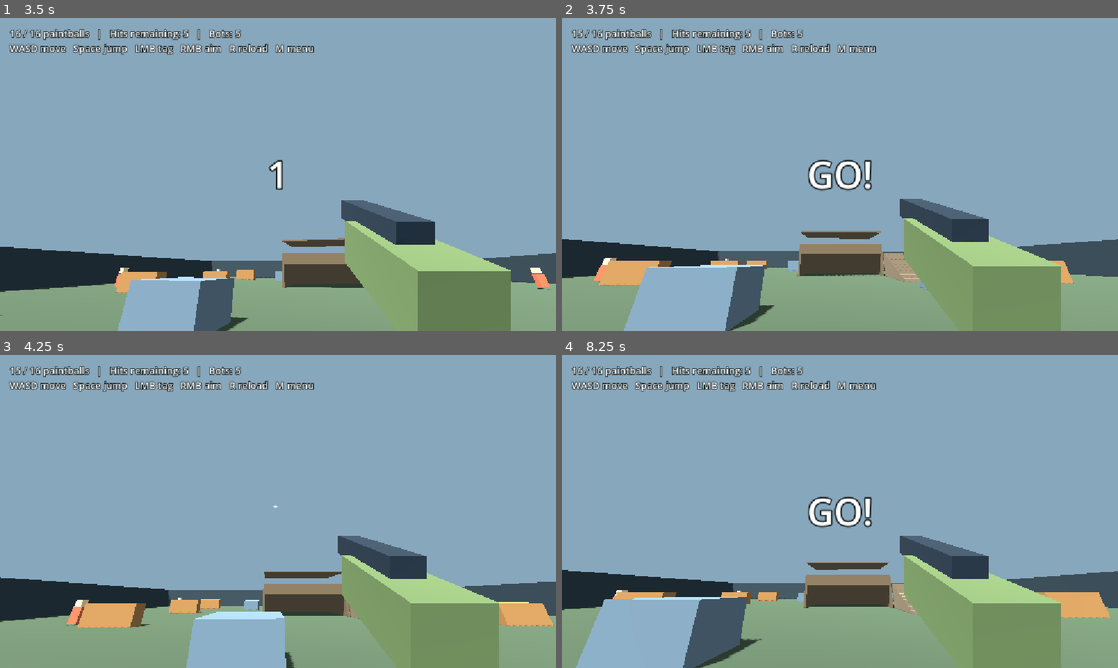
Above: before the commit, frames 1-4 (two rows, left to right).
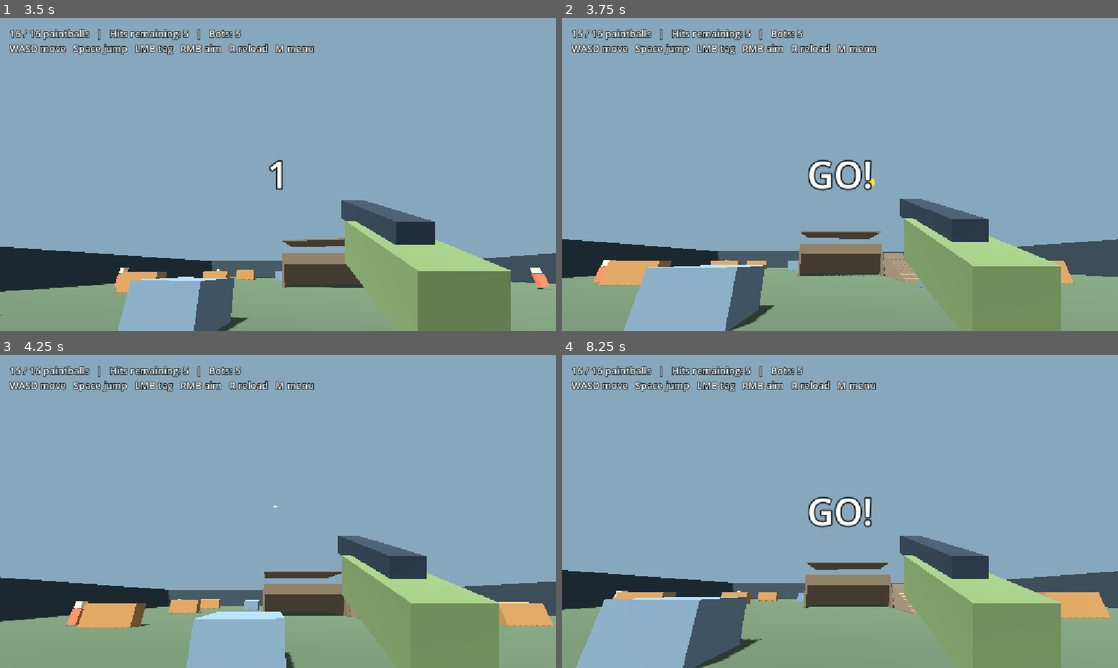
Above: after the commit, the same moments.

Repository: 302stang86/fdfd
Game: Godot game, scene res://menu.tscn
Two runs of this game, one before a commit and one after it. Both use one fixed random seed, a clock stepped at 60 frames per second and the inputs below.
Inputs (mouse positions are in pixels of both pictures, inside the frame that each line leads up to):
- Up to frame 1 (3.5 s): click "Play match" at 0.5 s; tap Enter at 1.25, 1.35, 2.3, 2.85 s; move the mouse to (272, 180) at 1.27 s; hold W from 1.28 s (still down); click (272, 180) at 1.42 s; tap Space at 1.52, 2, 2.27 s; tap R at 1.55, 2.1, 3.05 s; move the mouse to (316, 177) at 2.02 s; move the mouse to (233, 171) at 2.77 s
- Up to frame 2 (3.75 s): tap Enter at 3.5 s; move the mouse to (845, 174) at 3.52 s; release W at 3.53 s; hold A from 3.53 s (still down); tap R at 3.6 s; click (845, 174) at 3.67 s
- Up to frame 3 (4.25 s): keep holding A; tap Space at 3.77 s; tap Enter at 3.8 s
- Up to frame 4 (8.25 s): move the mouse to (817, 505) at 4.27 s; release A at 4.28 s; hold W 4.28-5 s; tap M at 4.35 s; tap Space at 4.52, 5.75, 6.02, 7.52, 8 s; tap R at 4.55, 6.6, 8.1 s; click "Play match" at 5 s; move the mouse to (867, 511) at 5.77 s; hold W 5.78-7.28 s; tap Enter at 5.85, 6.5, 7.35 s; move the mouse to (812, 511) at 6.52 s; click (812, 511) at 6.67 s; move the mouse to (851, 505) at 7.27 s; hold D 7.28-8.03 s; move the mouse to (834, 517) at 8.02 s; hold W from 8.03 s (still down)

Frame 1 is identical in both runs. In frame 2, less than 0.1% of the frame differs, in the area x 5-57%, y 51-85%; in frame 3, less than 0.1%; in frame 4, less than 0.1%.

Commit message:
Add five-hit bots and visible paintball impacts

Diff:
--- a/arena.gd
+++ b/arena.gd
@@ -4,6 +4,21 @@
 const LOOK := 0.0025
 const COUNTDOWN_DURATION := 3.0
 const GO_DURATION := 0.55
+const MAX_HEALTH := 5
+const SPLAT_SECONDS := 4.0
+const PLAYER_PAINT := Color("#f5e438")
+const BOT_PAINT := Color("#fa4eaa")
+const PROJECTILE_SPEEDS := [48.0, 66.0, 29.0]
+
+class Paintball:
+	var mesh: MeshInstance3D
+	var velocity: Vector3
+	var excluded: RID
+	var color: Color
+	var player_shot: bool
+	var splash: bool
+	var distance_left := 70.0
+
 signal menu_requested
 
 const MAGAZINES := [16, 6, 4]
@@ -29,9 +44,13 @@
 var go_left := 0.0
 var bots: Array[CharacterBody3D] = []
 var bot_velocities: Array[Vector3] = []
+var paintballs: Array[Paintball] = []
+var arena_splats: Node3D
+var player_splats: Node3D
+var paintball_mesh: SphereMesh
 var spawn := Vector3(0, 0.1, 19)
 var ammo := 16
-var health := 5
+var health := MAX_HEALTH
 var reload := 0.0
 var cooldown := 0.0
 var bot_clock := 0.0
@@ -72,8 +91,18 @@
 			if absi(x) <= 20 and absi(z) <= 16:
 				box(Vector3(x, 0.65, z), Vector3(1.7, 1.3, 1.7), Color("#a17443"))
 
+	arena_splats = Node3D.new()
+	add_child(arena_splats)
+	paintball_mesh = SphereMesh.new()
+	paintball_mesh.radius = 0.06
+	paintball_mesh.height = 0.12
+	paintball_mesh.radial_segments = 8
+	paintball_mesh.rings = 4
+
 	player = actor(spawn)
 	player.floor_snap_length = 0.35
+	player_splats = Node3D.new()
+	player.add_child(player_splats)
 	camera = Camera3D.new()
 	camera.position.y = 1.35
 	camera.current = true
@@ -107,18 +136,32 @@
 	if not OS.has_feature("web") and DisplayServer.get_name() != "headless":
 		Input.mouse_mode = Input.MOUSE_MODE_CAPTURED
 
-func actor(point: Vector3) -> CharacterBody3D:
+func actor(point: Vector3, is_bot: bool = false) -> CharacterBody3D:
 	var body := CharacterBody3D.new()
-	var collider := CollisionShape3D.new()
-	var capsule := CapsuleShape3D.new()
-	capsule.radius = 0.28
-	capsule.height = 1.5
-	collider.shape = capsule
-	collider.position.y = 0.75
-	body.add_child(collider)
+	if is_bot:
+		add_bot_part(body, Vector3(0, 0.55, 0), Vector3(0.55, 0.95, 0.4), Color("#cc6846"))
+		add_bot_part(body, Vector3(0, 1.26, 0), Vector3(0.42, 0.42, 0.42), Color("#fed497"))
+		body.set_meta("health", MAX_HEALTH)
+	else:
+		var collider := CollisionShape3D.new()
+		var capsule := CapsuleShape3D.new()
+		capsule.radius = 0.28
+		capsule.height = 1.5
+		collider.shape = capsule
+		collider.position.y = 0.75
+		body.add_child(collider)
 	add_child(body)
 	body.position = point
 	return body
+
+func add_bot_part(body: CharacterBody3D, point: Vector3, dimensions: Vector3, color: Color) -> void:
+	var collider := CollisionShape3D.new()
+	var shape := BoxShape3D.new()
+	shape.size = dimensions
+	collider.shape = shape
+	collider.position = point
+	body.add_child(collider)
+	box(point, dimensions, color, body, false)
 
 func box(point: Vector3, dimensions: Vector3, color: Color, parent: Node3D = null,
 		collision: bool = true, visible_mesh: bool = true) -> Node3D:
@@ -143,7 +186,16 @@
 	object.position = point
 	return object
 
+func clear_paintballs() -> void:
+	for ball in paintballs:
+		ball.mesh.queue_free()
+	paintballs.clear()
+
 func start_match() -> void:
+	clear_paintballs()
+	for container in [arena_splats, player_splats]:
+		for mark in container.get_children():
+			mark.queue_free()
 	for bot in bots:
 		bot.queue_free()
 	bots.clear()
@@ -153,16 +205,14 @@
 		Vector3(-17, 0.1, 3), Vector3(17, 0.1, -4)
 	]
 	for point in locations:
-		var bot := actor(point)
-		box(Vector3(0, 0.55, 0), Vector3(0.55, 0.95, 0.4), Color("#cc6846"), bot, false)
-		box(Vector3(0, 1.26, 0), Vector3(0.42, 0.42, 0.42), Color("#fed497"), bot, false)
+		var bot := actor(point, true)
 		bots.append(bot)
 		bot_velocities.append(Vector3.ZERO)
 	player.position = spawn
 	player.rotation.y = 0
 	player.velocity = Vector3.ZERO
 	camera.rotation.x = 0
-	health = 5
+	health = MAX_HEALTH
 	ammo = magazine_size()
 	reload = 0
 	cooldown = 0
@@ -209,6 +259,10 @@
 		go_left = maxf(0.0, go_left - delta)
 		if go_left == 0.0:
 			update_countdown()
+	advance_paintballs(delta)
+	if outcome != "":
+		update_hud()
+		return
 	var direction := Vector3(
 		float(Input.is_physical_key_pressed(KEY_D)) - float(Input.is_physical_key_pressed(KEY_A)),
 		0,
@@ -227,8 +281,6 @@
 	if fire_requested:
 		fire_requested = false
 		shoot()
-		if outcome != "":
-			return
 	if reload > 0:
 		reload = maxf(reload - delta, 0)
 		if reload == 0:
@@ -256,17 +308,17 @@
 		bot.velocity.y -= 12.0 * delta
 		bot.move_and_slide()
 		if bot_fire and target.length() < 15.0 and randf() < 0.4:
-			var hit := trace(bot.position + Vector3.UP * 1.25, camera.global_position, bot)
+			var launch_point := bot.position + Vector3.UP * 1.22
+			var aim_point := camera.global_position - Vector3.UP * 0.22
+			var hit := trace(launch_point, aim_point, bot.get_rid())
 			if hit.get("collider") == player:
-				health -= 1
-				if health == 0:
-					outcome = "Tagged out! Press Enter to restart."
-					break
+				launch_paintball(launch_point, aim_point, bot.get_rid(), false)
+
 	update_hud()
 
-func trace(from: Vector3, to: Vector3, excluded: CharacterBody3D) -> Dictionary:
+func trace(from: Vector3, to: Vector3, excluded: RID) -> Dictionary:
 	var ray := PhysicsRayQueryParameters3D.create(from, to)
-	ray.exclude = [excluded.get_rid()]
+	ray.exclude = [excluded]
 	return get_world_3d().direct_space_state.intersect_ray(ray)
 
 func shoot() -> void:
@@ -276,28 +328,122 @@
 	cooldown = SHOT_INTERVALS[marker_id]
 	shot_audio.play()
 	var origin := camera.global_position
-	var hit := trace(origin, origin - camera.global_basis.z * 70, player)
-	var tagged: Array[CharacterBody3D] = []
-	var target = hit.get("collider")
-	if target is CharacterBody3D and bots.has(target):
-		tagged.append(target)
-	if marker_id == 2 and not hit.is_empty():
-		var impact: Vector3 = hit["position"]
-		var splash_origin: Vector3 = impact + hit["normal"] * 0.08
-		for bot in bots:
-			if tagged.has(bot) or bot.position.distance_to(impact) > 4.0:
+	var aim_end := origin - camera.global_basis.z * 70
+	var hit := trace(origin, aim_end, player.get_rid())
+	var target: Vector3 = hit.get("position", aim_end)
+	var muzzle := camera.to_global(Vector3(0.27, -0.14, -0.72))
+	var muzzle_blocked := trace(origin, muzzle, player.get_rid())
+	if not muzzle_blocked.is_empty() or origin.distance_to(target) < 0.8:
+		muzzle = origin
+	launch_paintball(muzzle, target, player.get_rid(), true)
+
+func launch_paintball(from: Vector3, to: Vector3, excluded: RID, player_shot: bool) -> void:
+	var ball := Paintball.new()
+	ball.excluded = excluded
+	ball.player_shot = player_shot
+	ball.splash = player_shot and marker_id == 2
+	ball.color = PLAYER_PAINT if player_shot else BOT_PAINT
+	var speed: float = PROJECTILE_SPEEDS[marker_id] if player_shot else 35.0
+	ball.velocity = from.direction_to(to) * speed
+	ball.mesh = MeshInstance3D.new()
+	ball.mesh.mesh = paintball_mesh
+	ball.mesh.material_override = paint_material(ball.color)
+	ball.mesh.cast_shadow = GeometryInstance3D.SHADOW_CASTING_SETTING_OFF
+	if ball.splash:
+		ball.mesh.scale = Vector3.ONE * 1.65
+	add_child(ball.mesh)
+	ball.mesh.global_position = from
+	paintballs.append(ball)
+
+func advance_paintballs(delta: float) -> void:
+	for index in range(paintballs.size() - 1, -1, -1):
+		var ball := paintballs[index]
+		var origin := ball.mesh.global_position
+		var step := ball.velocity * delta
+		ball.distance_left -= step.length()
+		var hit := trace(origin, origin + step, ball.excluded)
+		if hit.is_empty() and ball.distance_left > 0.0:
+			ball.mesh.global_position += step
+			continue
+		ball.mesh.queue_free()
+		paintballs.remove_at(index)
+		if not hit.is_empty():
+			apply_paint_hit(ball, hit)
+			if outcome != "":
+				clear_paintballs()
+				return
+
+func apply_paint_hit(ball: Paintball, hit: Dictionary) -> void:
+	var target = hit["collider"]
+	var position_hit: Vector3 = hit["position"]
+	var normal: Vector3 = hit["normal"]
+	var direct_bot := target is CharacterBody3D and bots.has(target)
+	var radius := 0.38 if ball.splash and not direct_bot else 0.15
+	var surface := player_splats if target == player else arena_splats
+	if direct_bot:
+		surface = target
+	add_splat(position_hit, normal, ball.color, radius, surface, direct_bot)
+	if direct_bot and ball.player_shot:
+		damage_bot(target)
+	elif target == player and not ball.player_shot:
+		health -= 1
+		if health <= 0:
+			outcome = "Tagged out! Press Enter to restart."
+
+	if ball.splash:
+		var splash_start := position_hit + normal * 0.09
+		for bot in bots.duplicate():
+			if bot == target or bot.position.distance_to(position_hit) > 4.0:
 				continue
-			var splash := trace(splash_origin, bot.position + Vector3.UP * 0.75, player)
-			if splash.get("collider") == bot:
-				tagged.append(bot)
-	for bot in tagged:
-		var index := bots.find(bot)
-		bots.remove_at(index)
-		bot_velocities.remove_at(index)
-		bot.queue_free()
+			var splash_hit := trace(splash_start, bot.position + Vector3.UP * 0.65, ball.excluded)
+			if splash_hit.get("collider") == bot:
+				add_splat(splash_hit["position"], splash_hit["normal"], ball.color, 0.15, bot, true)
+				damage_bot(bot)
 	if bots.is_empty():
 		outcome = "Arena cleared! Press Enter to restart."
-	update_hud()
+
+func damage_bot(bot: CharacterBody3D) -> void:
+	var remaining := int(bot.get_meta("health")) - 1
+	bot.set_meta("health", remaining)
+	if remaining > 0:
+		return
+	var index := bots.find(bot)
+	bots.remove_at(index)
+	bot_velocities.remove_at(index)
+	bot.queue_free()
+
+func paint_material(color: Color) -> StandardMaterial3D:
+	var material := StandardMaterial3D.new()
+	material.albedo_color = color
+	material.shading_mode = BaseMaterial3D.SHADING_MODE_UNSHADED
+	material.cull_mode = BaseMaterial3D.CULL_DISABLED
+	return material
+
+func add_splat(point: Vector3, normal: Vector3, color: Color, radius: float, parent: Node3D, persistent: bool) -> void:
+	if normal.is_zero_approx():
+		return
+	var geometry := ImmediateMesh.new()
+	geometry.surface_begin(Mesh.PRIMITIVE_TRIANGLES)
+	var outline := PackedVector3Array()
+	for index in range(18):
+		var angle := TAU * index / 18.0
+		var edge := radius * randf_range(0.55, 1.12)
+		outline.append(Vector3(cos(angle) * edge, sin(angle) * edge, 0))
+	for index in range(outline.size()):
+		geometry.surface_add_vertex(Vector3.ZERO)
+		geometry.surface_add_vertex(outline[index])
+		geometry.surface_add_vertex(outline[(index + 1) % outline.size()])
+	geometry.surface_end()
+	var mark := MeshInstance3D.new()
+	mark.mesh = geometry
+	mark.material_override = paint_material(color)
+	mark.cast_shadow = GeometryInstance3D.SHADOW_CASTING_SETTING_OFF
+	parent.add_child(mark)
+	mark.global_position = point + normal * 0.012
+	var up := Vector3.FORWARD if absf(normal.dot(Vector3.UP)) > 0.95 else Vector3.UP
+	mark.look_at(mark.global_position + normal, up)
+	if not persistent:
+		get_tree().create_timer(SPLAT_SECONDS).timeout.connect(mark.queue_free)
 
 func update_countdown() -> void:
 	crosshair.visible = countdown_left <= 0.0
